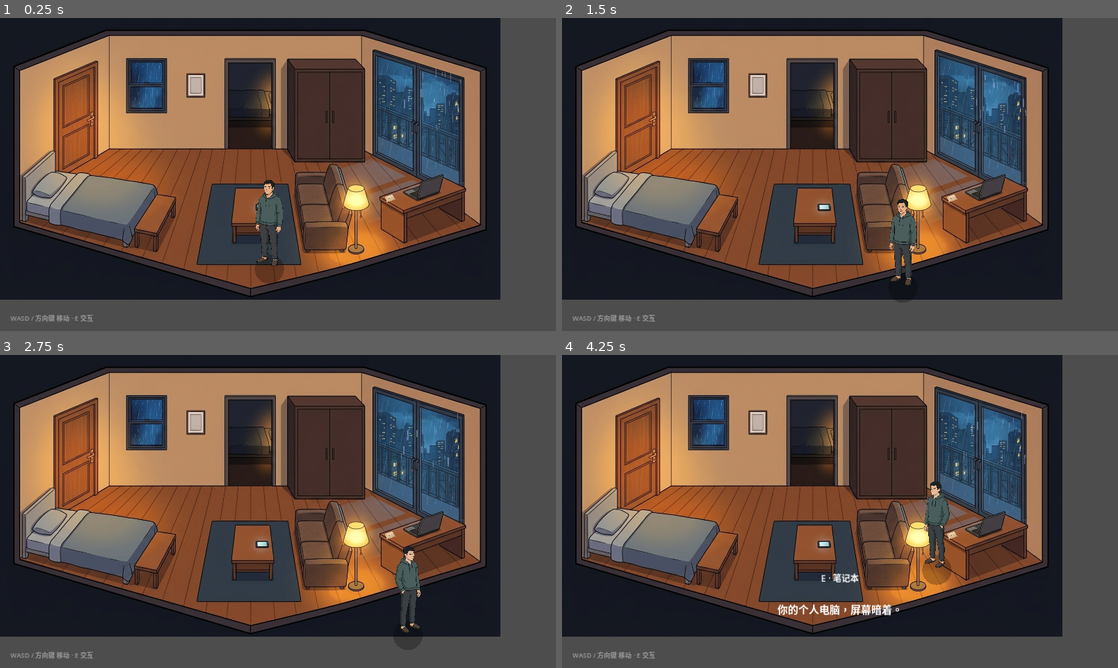
Above: before the commit, frames 1-4 (two rows, left to right).
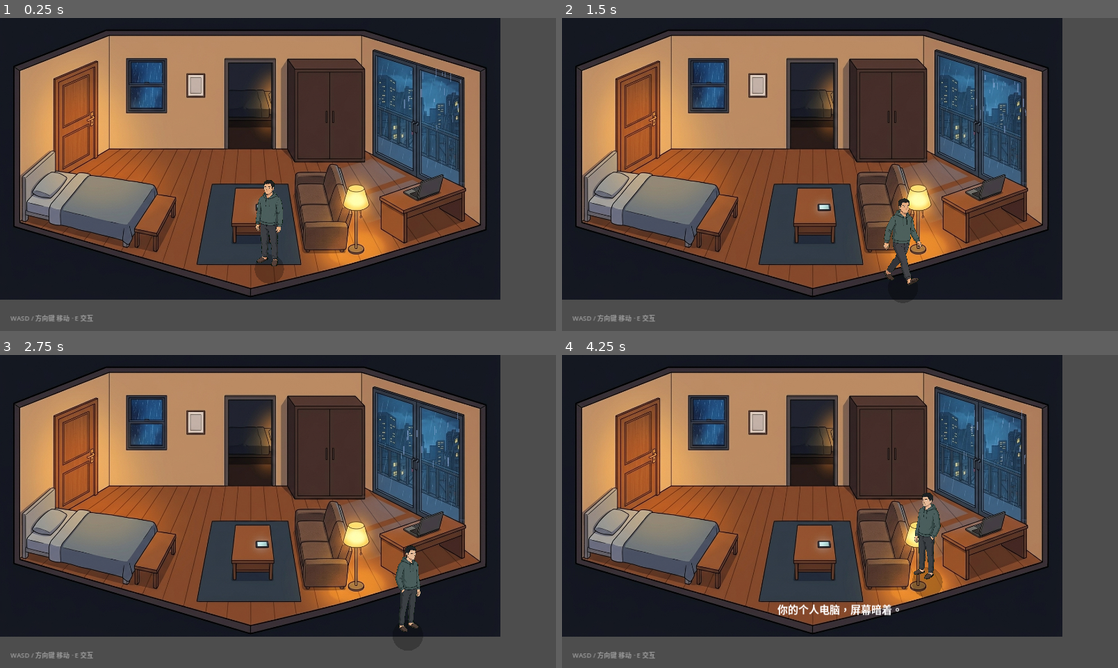
Above: after the commit, the same moments.

Repository: jggagi/Otherwise
Game: Godot game, scene res://scenes/apartment.tscn
The game is run twice, just before and just after one commit, with the same random seed, the same clock (stepped at 60 frames per second) and the same inputs.
Inputs:
- Up to frame 1 (0.25 s): no input
- Up to frame 2 (1.5 s): hold D 0.53-1.28 s; tap E at 0.6 s; tap Space at 0.77 s; hold S from 1.28 s (still down); tap 1 at 1.35 s
- Up to frame 3 (2.75 s): tap Space at 1.52 s; release S at 2.03 s; hold D from 2.03 s (still down); tap 2 at 2.1 s
- Up to frame 4 (4.25 s): release D at 2.78 s; hold W 2.78-3.53 s; tap 3 at 2.85 s; tap Space at 3.02, 3.77 s; hold A from 3.53 s (still down); tap E at 3.6 s

The runs differ from the first frame. In frame 1, less than 0.1% of the frame differs, in the area x 65-72%, y 56-59%; in frame 2, 0.6%; in frame 3, 0.3%; in frame 4, 1.5%, in the area x 46-72%, y 40-78%.

Commit message:
feat: walk animation, calibrated collisions, furniture occlusion
- player.gd: idle/walk frame system with step bob, slight forward lean
  and shadow pulse; front direction gets two Antigravity-generated walk
  frames (back/side pending quota), frames scale per texture so feet
  stay grounded.
- main.gd: collision boxes for all seven obstacles recalibrated to the
  painted footprints (bed, bench, wardrobe, table, sofa, lamp, desk).
- Occluder sprites (assets/occluders/) cut from the background art
  through per-furniture silhouette polygons; placed under YSort so the
  player is correctly hidden when walking north of furniture, with no
  seams over the static background.
- Pipeline scripts: extract_occluders.ps1, poly_debug.ps1. capture_m3
  gains frame 16 (behind-sofa occlusion).

Diff:
--- a/scripts/capture_m3.gd
+++ b/scripts/capture_m3.gd
@@ -102,7 +102,11 @@
 				player._update_facing(Vector2(1, 0))   # 右侧（镜像）
 			290:
 				_shot("15_player_side_right")
-			298:
+			294:
+				player.global_position = Vector2(720, 460)   # 沙发北侧（沙发与衣柜之间）
+			302:
+				_shot("16_occlusion_behind_sofa")   # 角色身体被沙发遮挡
+			310:
 				get_tree().quit()
 
 	# 直接调用主脚本的输入处理，模拟按键。
--- a/scripts/main.gd
+++ b/scripts/main.gd
@@ -90,6 +90,7 @@
 	_build_furniture()
 	_build_interactables()
 	_build_props()
+	_build_occluders()
 	_build_boundary()
 	_setup_player()
 	_setup_ui()
@@ -225,16 +226,21 @@
 
 
 func _build_furniture() -> void:
-	# 床（左侧，约 (150, 430)）
-	_add_obstacle(room, Vector2(150, 430), Vector2(180, 120))
-	# 衣柜（后墙中部，标定约 (700, 275)）
-	_add_obstacle(room, Vector2(700, 275), Vector2(110, 120))
-	# 茶几（中央小碰撞，标定 (500, 455) 压桌面）
-	_add_obstacle(room, Vector2(500, 455), Vector2(64, 40))
-	# 沙发（中右，标定 (770, 520) 压坐垫）
-	_add_obstacle(room, Vector2(770, 505), Vector2(160, 70))
-	# 书桌（右前，标定 (960, 435) 压桌面）
-	_add_obstacle(room, Vector2(960, 435), Vector2(120, 70))
+	# 全部按背景图实际占地标定（坐标网格读数）。
+	# 床（左，含床头；占地 x48..295）
+	_add_obstacle(room, Vector2(171, 419), Vector2(247, 179))
+	# 床尾长凳
+	_add_obstacle(room, Vector2(338, 481), Vector2(97, 80))
+	# 衣柜（后墙，柜体正面约 y330..420）
+	_add_obstacle(room, Vector2(710, 374), Vector2(170, 88))
+	# 茶几（地毯中央，带腿）
+	_add_obstacle(room, Vector2(528, 467), Vector2(95, 68))
+	# 沙发（中右，x642..799）
+	_add_obstacle(room, Vector2(720, 508), Vector2(157, 80))
+	# 落地灯（沙发右侧）
+	_add_obstacle(room, Vector2(805, 528), Vector2(46, 36))
+	# 书桌（右前）
+	_add_obstacle(room, Vector2(921, 452), Vector2(162, 92))
 
 
 # ---------------------------------------------------------------------------
@@ -323,6 +329,37 @@
 # ---------------------------------------------------------------------------
 # Interactables
 # ---------------------------------------------------------------------------
+
+# ---------------------------------------------------------------------------
+# Furniture occluders: same painted furniture re-drawn over the player via
+# YSort when the player walks north of it (extracted from the background
+# art by scripts/extract_occluders.ps1).
+# ---------------------------------------------------------------------------
+
+# 每件: 遮挡纹理 + 游戏内 bbox (x, y, w, h)，坐标由提取脚本打印。
+const OCC_SCALE := Vector2(1152.0 / 1376.0, 648.0 / 768.0)
+
+func _build_occluders() -> void:
+	var pieces := [
+		{ "tex": "res://assets/occluders/occ_bed.png", "box": Rect2(48.6, 315.6, 246.1, 178.9) },
+		{ "tex": "res://assets/occluders/occ_bench.png", "box": Rect2(290.5, 440.4, 96.3, 80.2) },
+		{ "tex": "res://assets/occluders/occ_table.png", "box": Rect2(476.4, 390.7, 103.8, 103.8) },
+		{ "tex": "res://assets/occluders/occ_sofa.png", "box": Rect2(642.1, 418.5, 156.6, 109.7) },
+		{ "tex": "res://assets/occluders/occ_desk.png", "box": Rect2(840.6, 388.1, 161.6, 92.0) },
+	]
+	for piece in pieces:
+		var box: Rect2 = piece["box"]
+		var wrapper := Node2D.new()
+		wrapper.name = "Occluder"
+		# YSort 排序锚点 = 家具前沿（y 最大处）。
+		wrapper.position = Vector2(box.position.x + box.size.x * 0.5, box.position.y + box.size.y)
+		var sprite := Sprite2D.new()
+		sprite.texture = load(piece["tex"])
+		sprite.scale = OCC_SCALE
+		sprite.position = Vector2(0.0, -box.size.y * 0.5)
+		wrapper.add_child(sprite)
+		room.add_child(wrapper)
+
 
 func _register(id: String, node: Node2D, prompt: String, text: String, radius: float) -> void:
 	interactables.append(InteractableEntry.new(id, node, prompt, text, radius))
--- a/scripts/player.gd
+++ b/scripts/player.gd
@@ -1,43 +1,65 @@
 extends CharacterBody2D
-## Protagonist: Antigravity-generated 3-view sprite (front / back / side).
-## Eight-directional WASD / arrow movement on a fixed camera.
-## Facing picks the closest of the three views; the side view is
-## mirrored for rightward movement. Collision stays small on purpose
-## so the cramped apartment remains navigable.
+## Protagonist sprite: per-direction idle/walk frames with a walk bob.
+## Eight-directional WASD / arrow movement. The facing picks the closest
+## of three views (front / back / side; the side view is mirrored for
+## rightward movement). Walk frames are swapped on a timer and a subtle
+## vertical bob sells the step; collision stays small for navigation.
 
 @export var speed: float = 220.0
 
-## 角色身高（游戏单位），按背景沙发/门屏幕高度做 2.5D 投影标定。
+## 角色身高（游戏单位），按背景沙发/门 2.5D 投影标定。
 const TARGET_HEIGHT := 200.0
 ## 脚底相对节点原点的落点（与旧占位脚位一致）。
 const GROUND_Y := 2.0
+## 走路帧切换间隔（秒）与步伐频率（Hz，用于身体起伏）。
+const FRAME_TIME := 0.16
+const STRIDE_HZ := 2.2
+const BOB_AMOUNT := 2.2
 
+var _shadow: Polygon2D
 var _body: Sprite2D
-var _tex_front: Texture2D
-var _tex_back: Texture2D
-var _tex_side: Texture2D
+var _idle: Dictionary = {}   # facing -> Texture2D
+var _walk: Dictionary = {}   # facing -> Array[Texture2D]
+
+var _facing: String = "front"
+var _flip: bool = false
+var _moving: bool = false
+var _frame_timer: float = 0.0
+var _frame_i: int = 0
+var _phase: float = 0.0
 
 
 func _ready() -> void:
-	_tex_front = load("res://assets/player/player_front.png")
-	_tex_back = load("res://assets/player/player_back.png")
-	_tex_side = load("res://assets/player/player_side.png")
+	_idle = {
+		"front": load("res://assets/player/player_front.png"),
+		"back": load("res://assets/player/player_back.png"),
+		"side": load("res://assets/player/player_side.png"),
+	}
+	# 目前只有正面有真走路帧；其余方向待配额恢复后补齐。
+	_walk = {
+		"front": [
+			load("res://assets/player/walk_front_a.png"),
+			load("res://assets/player/walk_front_b.png"),
+		],
+		"back": [],
+		"side": [],
+	}
 	_build_body()
 
 
 func _build_body() -> void:
 	# Soft grounding shadow.
-	var shadow := Polygon2D.new()
-	shadow.polygon = _circle_points(34.0, 24)
-	shadow.color = Color(0.0, 0.0, 0.0, 0.26)
-	shadow.position = Vector2(0.0, 7.0)
-	add_child(shadow)
+	_shadow = Polygon2D.new()
+	_shadow.polygon = _circle_points(34.0, 24)
+	_shadow.color = Color(0.0, 0.0, 0.0, 0.26)
+	_shadow.position = Vector2(0.0, 7.0)
+	add_child(_shadow)
 
-	# Character sprite (facing managed by _set_facing).
+	# Character sprite (frames managed by _show_texture).
 	_body = Sprite2D.new()
 	_body.name = "Body"
 	add_child(_body)
-	_set_facing(_tex_front, false)
+	_show_texture(_idle["front"], false, 0.0)
 
 	# Collision capsule (invisible; kept small for navigation).
 	var collision := CollisionShape2D.new()
@@ -48,7 +70,7 @@
 	add_child(collision)
 
 
-func _physics_process(_delta: float) -> void:
+func _physics_process(delta: float) -> void:
 	var direction := Vector2.ZERO
 	if Input.is_physical_key_pressed(KEY_W) or Input.is_physical_key_pressed(KEY_UP):
 		direction.y -= 1.0
@@ -58,34 +80,87 @@
 		direction.x -= 1.0
 	if Input.is_physical_key_pressed(KEY_D) or Input.is_physical_key_pressed(KEY_RIGHT):
 		direction.x += 1.0
-	if direction.length_squared() > 0.0:
+
+	_moving = direction.length_squared() > 0.0
+	var bob := 0.0
+	if _moving:
 		direction = direction.normalized()
 		_update_facing(direction)
+		_advance_walk(delta)
+		_phase += delta * STRIDE_HZ * TAU
+		bob = -absf(sin(_phase)) * BOB_AMOUNT
+		# 侧面走路轻微前倾；纵向时细微左右晃。
+		if _facing == "side":
+			_body.rotation = lerp(_body.rotation, 0.04, 0.2)
+		# 阴影随步伐轻微脉动。
+		var pulse := 1.0 + 0.05 * absf(sin(_phase))
+		_shadow.scale = Vector2(pulse, pulse)
+	else:
+		_set_idle()
+		_body.rotation = lerp(_body.rotation, 0.0, 0.2)
+		_shadow.scale = _shadow.scale.lerp(Vector2.ONE, 0.2)
+
+	var tex: Texture2D = _body.texture
+	if tex != null:
+		var k: float = TARGET_HEIGHT / tex.get_height()
+		_body.scale = Vector2(k, k)
+		_body.position = Vector2(0.0, GROUND_Y - tex.get_height() * k * 0.5 + bob)
+
 	velocity = direction * speed
 	move_and_slide()
 
 
-## 切换朝向贴图：等比缩放到 TARGET_HEIGHT，脚底对齐 GROUND_Y。
-func _set_facing(tex: Texture2D, flip: bool) -> void:
+## 切换贴图（含镜像），并按其自身高度等比缩放、脚底对齐。
+func _show_texture(tex: Texture2D, flip: bool, bob: float) -> void:
 	if tex == null or _body == null:
-		return
-	if _body.texture == tex and _body.flip_h == flip:
 		return
 	_body.texture = tex
 	_body.flip_h = flip
+	_flip = flip
 	var k: float = TARGET_HEIGHT / tex.get_height()
 	_body.scale = Vector2(k, k)
-	_body.position = Vector2(0.0, GROUND_Y - tex.get_height() * k * 0.5)
+	_body.position = Vector2(0.0, GROUND_Y - tex.get_height() * k * 0.5 + bob)
 
 
 ## 按移动方向取最近视角：横移用侧面（右移镜像），纵移用正面/背面。
 func _update_facing(dir: Vector2) -> void:
+	var new_facing := _facing
 	if absf(dir.x) > absf(dir.y):
-		_set_facing(_tex_side, dir.x > 0.0)
+		new_facing = "side"
+		_flip = dir.x > 0.0
 	elif dir.y < 0.0:
-		_set_facing(_tex_back, false)
+		new_facing = "back"
+		_flip = false
 	else:
-		_set_facing(_tex_front, false)
+		new_facing = "front"
+		_flip = false
+	if new_facing != _facing:
+		_facing = new_facing
+		_frame_i = 0
+		_frame_timer = 0.0
+		_show_texture(_idle[_facing], _flip, 0.0)
+	else:
+		_body.flip_h = _flip
+
+
+## 走路帧推进：有真帧时定时切换；无帧时保持待机（靠起伏表现）。
+func _advance_walk(delta: float) -> void:
+	var frames: Array = _walk[_facing]
+	if frames.size() < 2:
+		return
+	_frame_timer += delta
+	if _frame_timer >= FRAME_TIME:
+		_frame_timer = 0.0
+		_frame_i = (_frame_i + 1) % frames.size()
+		_show_texture(frames[_frame_i], _flip, 0.0)
+
+
+## 停下：回到当前方向待机帧。
+func _set_idle() -> void:
+	if _frame_i != 0 or _body.texture != _idle[_facing]:
+		_frame_i = 0
+		_frame_timer = 0.0
+		_show_texture(_idle[_facing], _flip, 0.0)
 
 
 func _circle_points(radius: float, segments: int) -> PackedVector2Array:
Binary file added: assets/occluders/occ_bed.png
Not shown, added: assets/occluders/occ_bed.png.import
Binary file added: assets/occluders/occ_bench.png
Not shown, added: assets/occluders/occ_bench.png.import
Binary file added: assets/occluders/occ_desk.png
Not shown, added: assets/occluders/occ_desk.png.import
Binary file added: assets/occluders/occ_sofa.png
Not shown, added: assets/occluders/occ_sofa.png.import
Binary file added: assets/occluders/occ_table.png
Not shown, added: assets/occluders/occ_table.png.import
Binary file added: assets/player/walk_front_a.png
Not shown, added: assets/player/walk_front_a.png.import
(and 4 more such lines)
